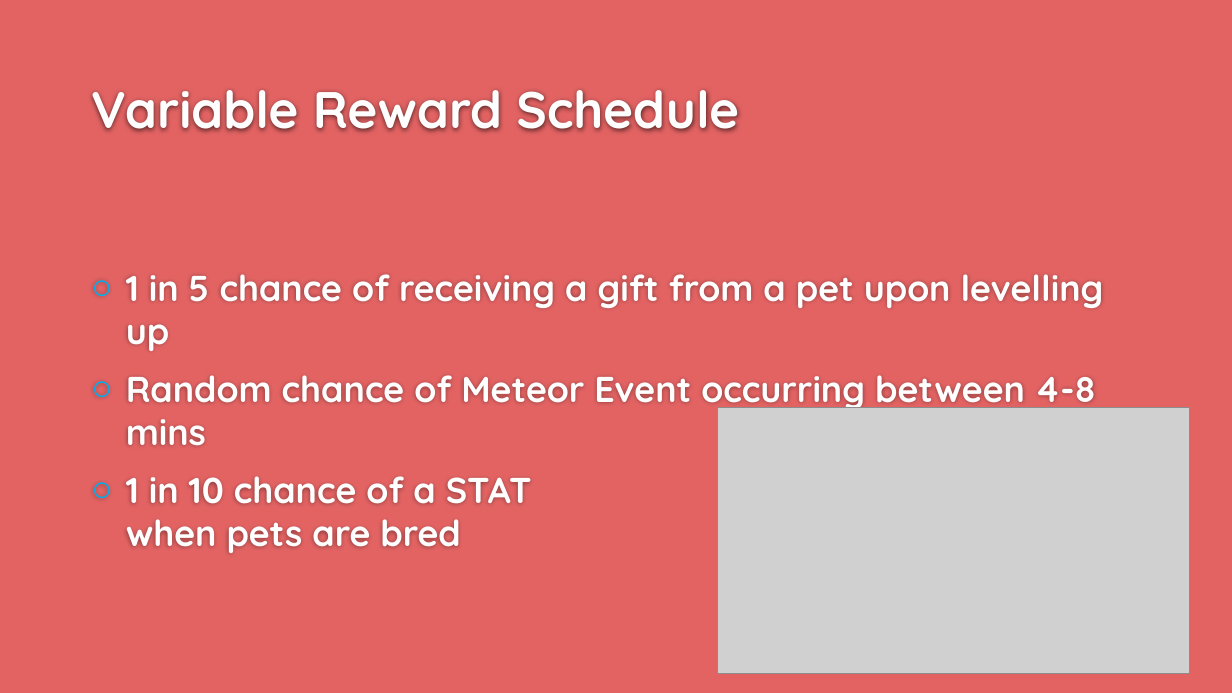
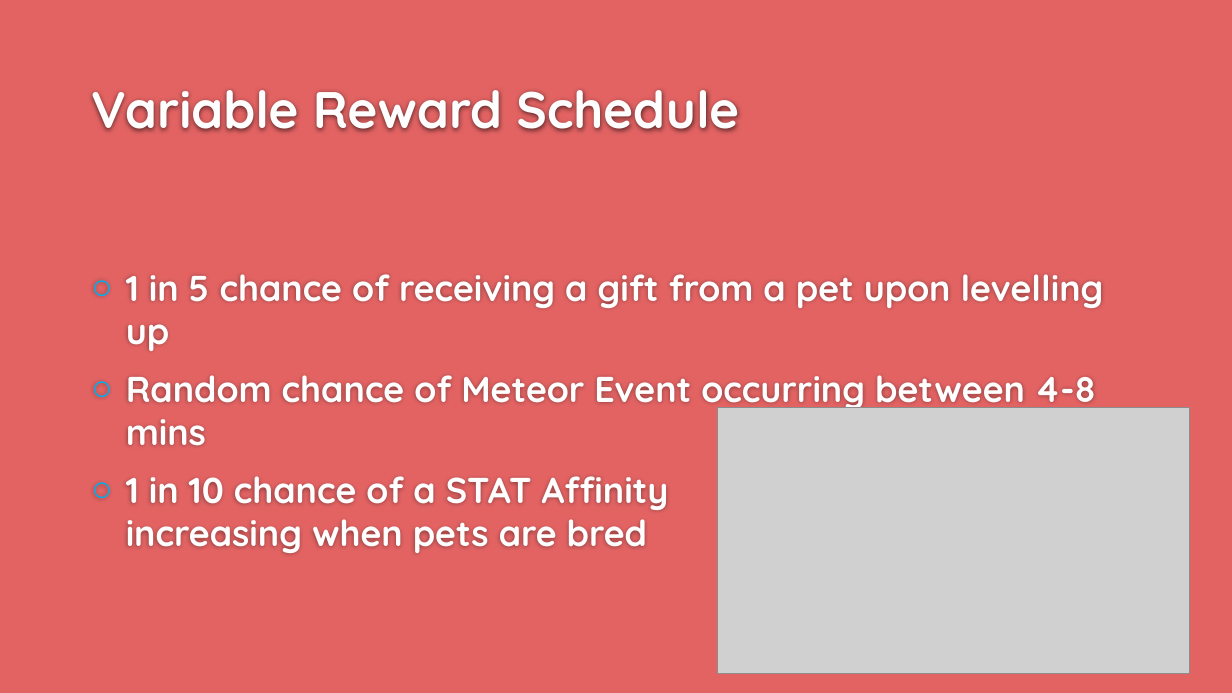
Before and after one commit to UoSGroupProjects1819/game-project-group-2, a slide deck: slide 16 of Presentations/presentation_02_feedback.pptx. Drawn at 1232x693 pixels with LibreOffice and Linux fonts; fonts in the diff are those of the drawing; grey boxes stand for pictures; background and template pictures are left out. Boxes give left, top, right and bottom in pixels: in the first picture for what was removed or moved away, otherwise in the second. Text is boxed around its words. In the diff, an @@ line names an element or a change of style, - is before the commit and + after.

Commit message:
updated presentation

```diff
--- a/Presentations/presentation_02_feedback.pptx
+++ b/Presentations/presentation_02_feedback.pptx
@@ text at box(126, 476, 669, 553): text changed @@
-○ 1 in 10 chance of a STAT increasing when pets are bred
+○ 1 in 10 chance of a STAT Affinity increasing when pets are bred
```
